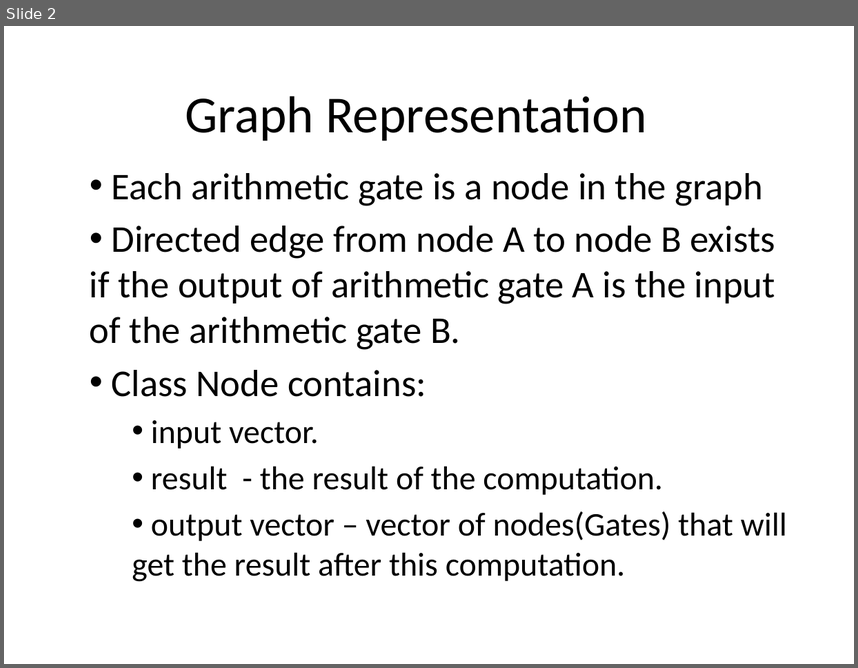
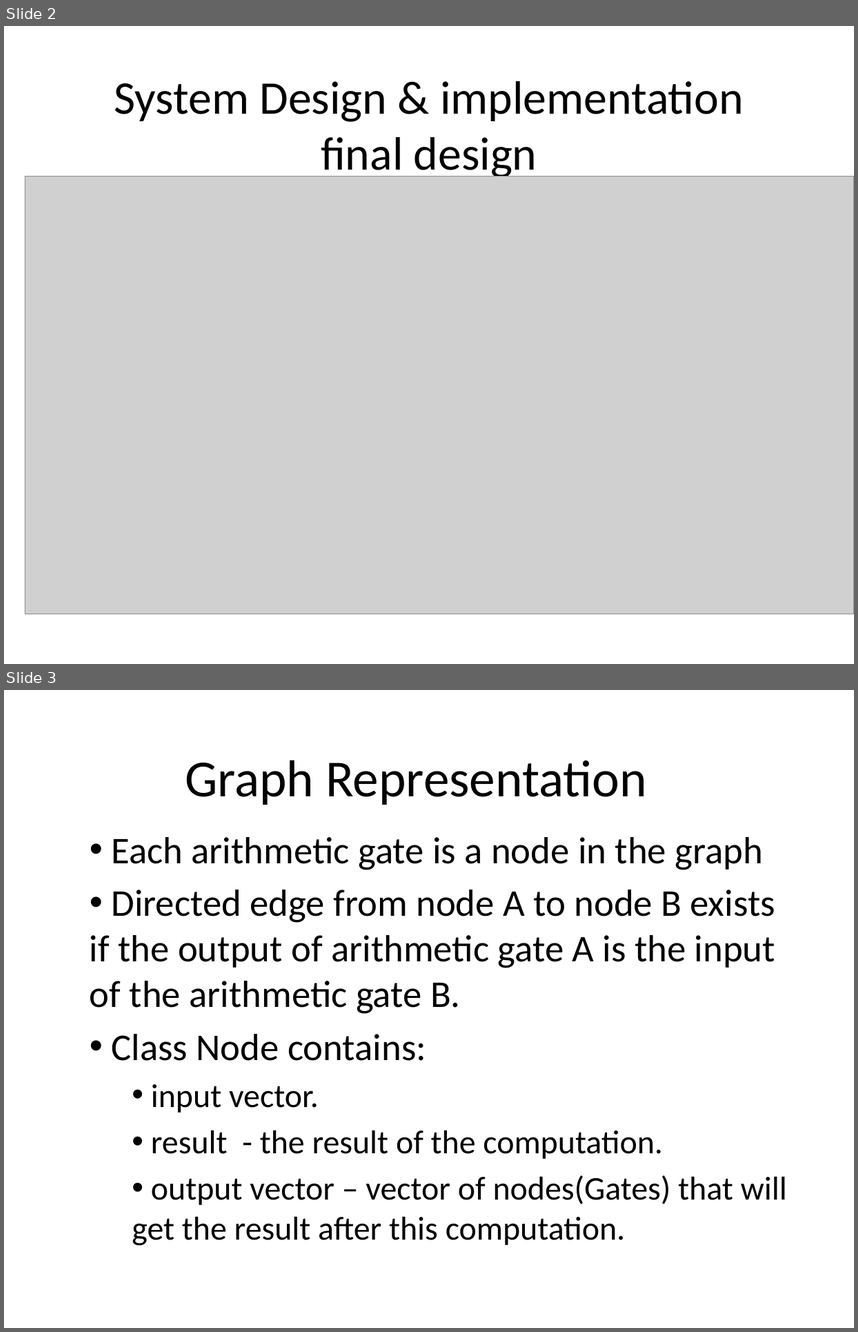
Before and after one commit to yarneo/cryptography-nir-itay-yarden, a slide deck: Cryptography Project - meeting2.pptx. Shown one above the other, each under a label of ours: slide 2 before the commit, slides 2 and 3 after it. The pictures are 858x668 and 858x1332 pixels, drawn with LibreOffice and Linux fonts; fonts in the diff are those of the drawing; grey boxes stand for pictures. Boxes give left, top, right and bottom in pixels: in the first picture for what was removed or moved away, otherwise in the second. Text is boxed around its words. In the diff, an @@ line names an element or a change of style, - is before the commit and + after.

```diff
--- a/Cryptography Project - meeting2.pptx
+++ b/Cryptography Project - meeting2.pptx
@@ slide 2 added at [4, 26, 854, 664], background #FFFFFF @@
@@ title added at [114, 81, 744, 181], 39.6 pt, text #000000 @@
+System Design & implementation
+final design
@@ picture added at [25, 176, 854, 615] @@
@@ what was slide 2 is now slide 3 @@
```
Also in this commit, not shown: 1 slide changed, 4 other slides added.
